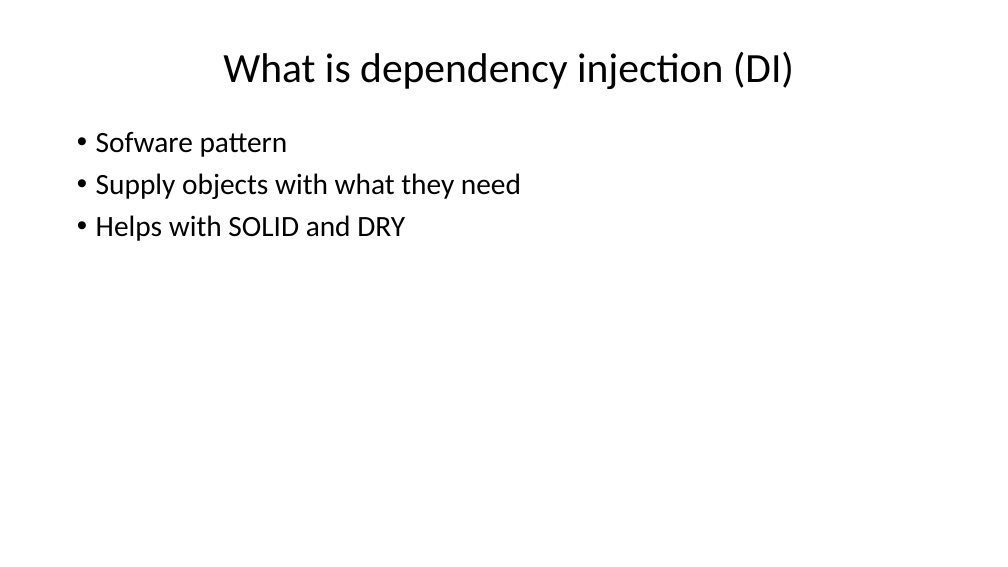
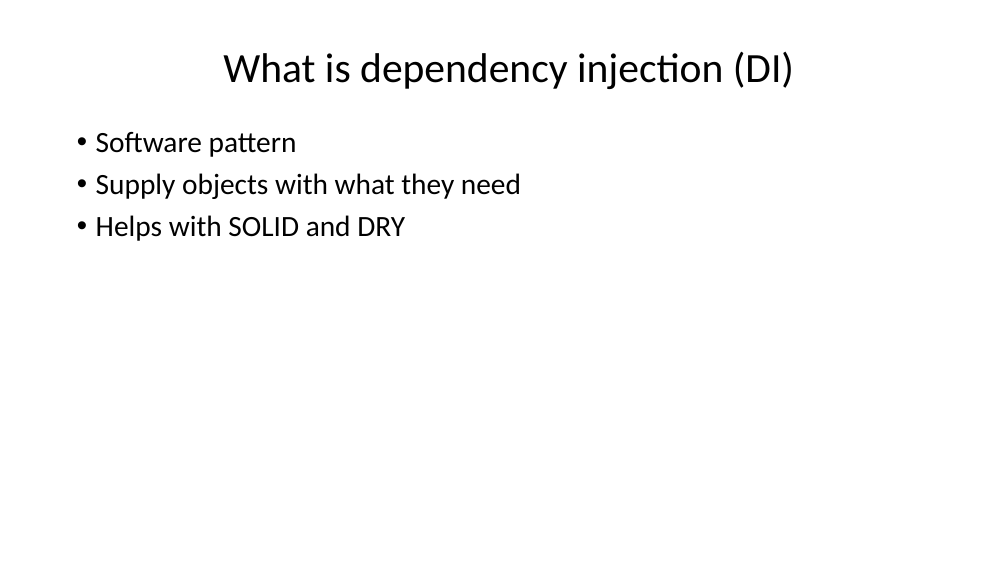
Before and after one commit to Migaroez/CodePatchDependencyInjection, a slide deck: slide 2 of Introduction to Dependency injection.pptx. Drawn at 1008x567 pixels with LibreOffice and Linux fonts; fonts in the diff are those of the drawing; background and template pictures are left out. Boxes give left, top, right and bottom in pixels: in the first picture for what was removed or moved away, otherwise in the second. Text is boxed around its words. In the diff, an @@ line names an element or a change of style, - is before the commit and + after.

```diff
--- a/Introduction to Dependency injection.pptx
+++ b/Introduction to Dependency injection.pptx
@@ text at (x1=96, y1=132, x2=297, y2=157): text changed @@
-• Sofware pattern
+• Software pattern
```
Also in this commit, not shown: 1 other slide changed, 1 slide added.
